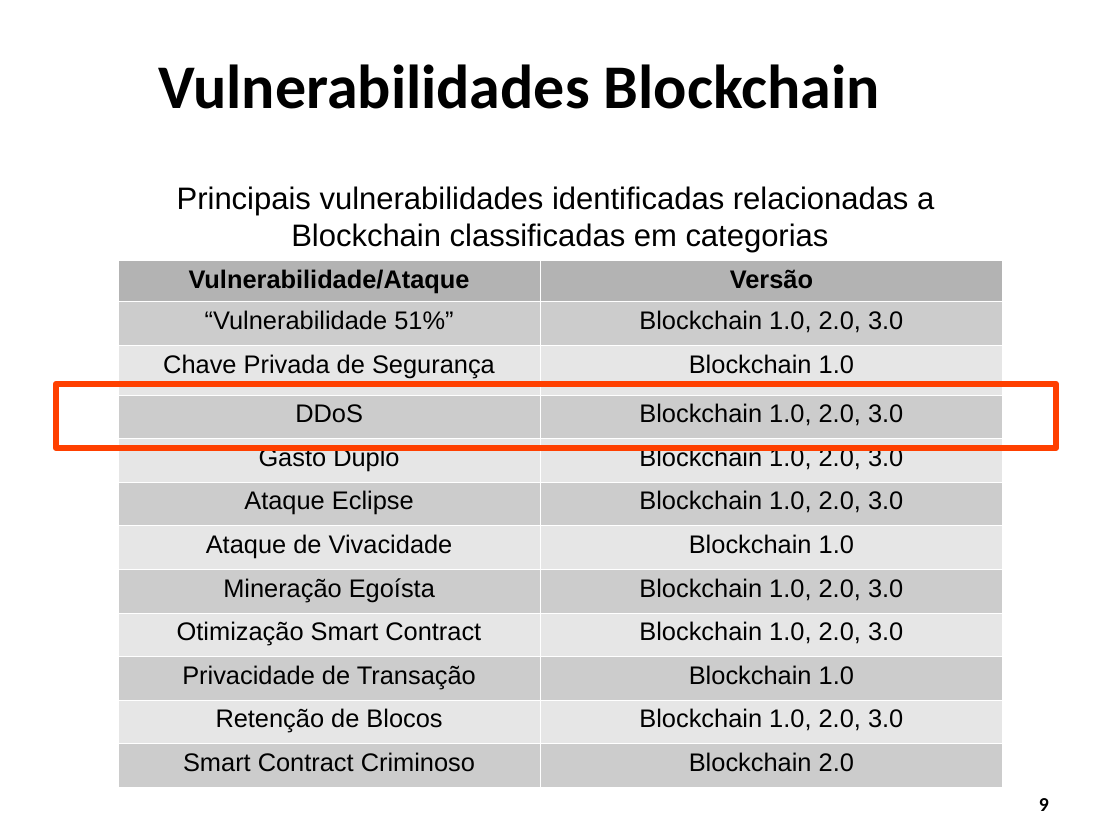
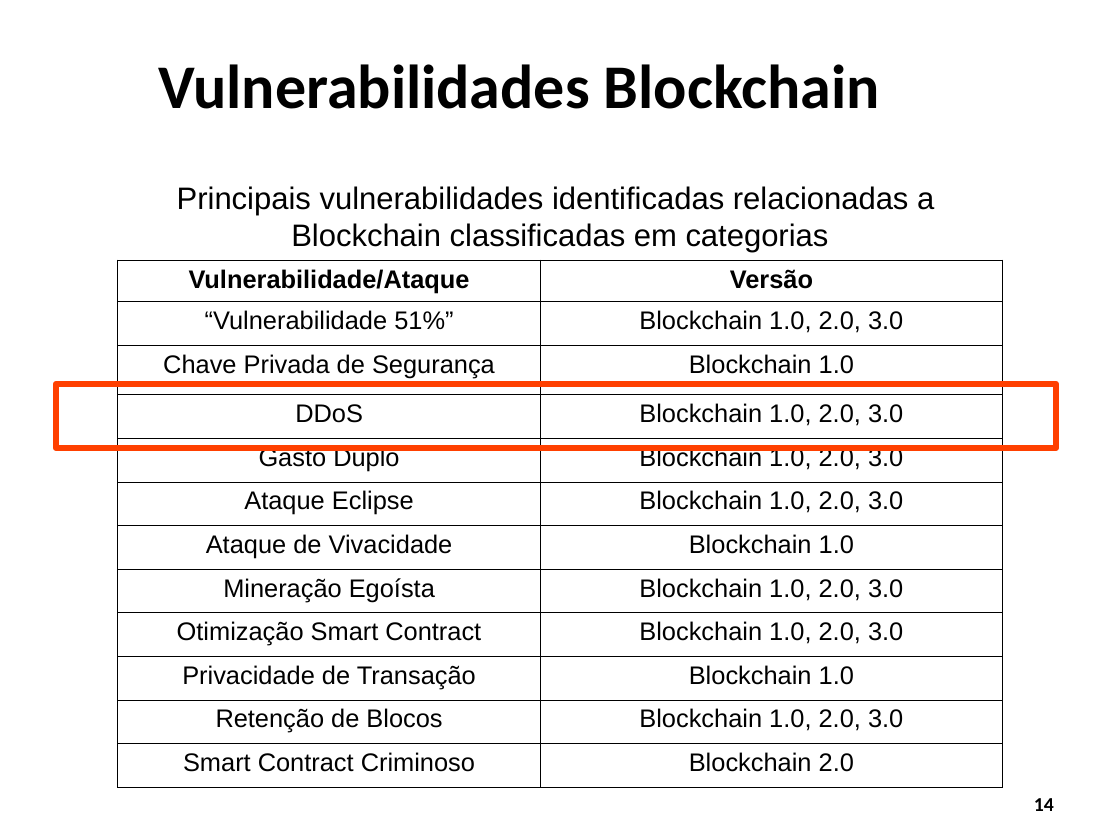
Before and after one commit to WiltonLoch/TCC, a slide deck: slide 14 of apresentacao_TCC_wilton.odp (slide 9 before the commit). Drawn at 1120x840 pixels with LibreOffice and Linux fonts; fonts in the diff are those of the drawing; background and template pictures are left out. Boxes give left, top, right and bottom in pixels: in the first picture for what was removed or moved away, otherwise in the second. Text is boxed around its words. In the diff, an @@ line names an element or a change of style, - is before the commit and + after.

```diff
--- a/apresentacao_TCC_wilton.odp
+++ b/apresentacao_TCC_wilton.odp
@@ table at (118, 260, 1002, 788) @@
@@ fill #B3B3B3 to none in row 1 @@
@@ fill #CCCCCC to none in 12 cells @@
@@ fill #E6E6E6 to none in 10 cells @@
@@ borders changed @@
@@ page number at (1034, 798, 1054, 811): text changed @@
-9
+14
```
Also in this commit, not shown: 4 other slides changed, 7 slides added, 2 slides removed.
